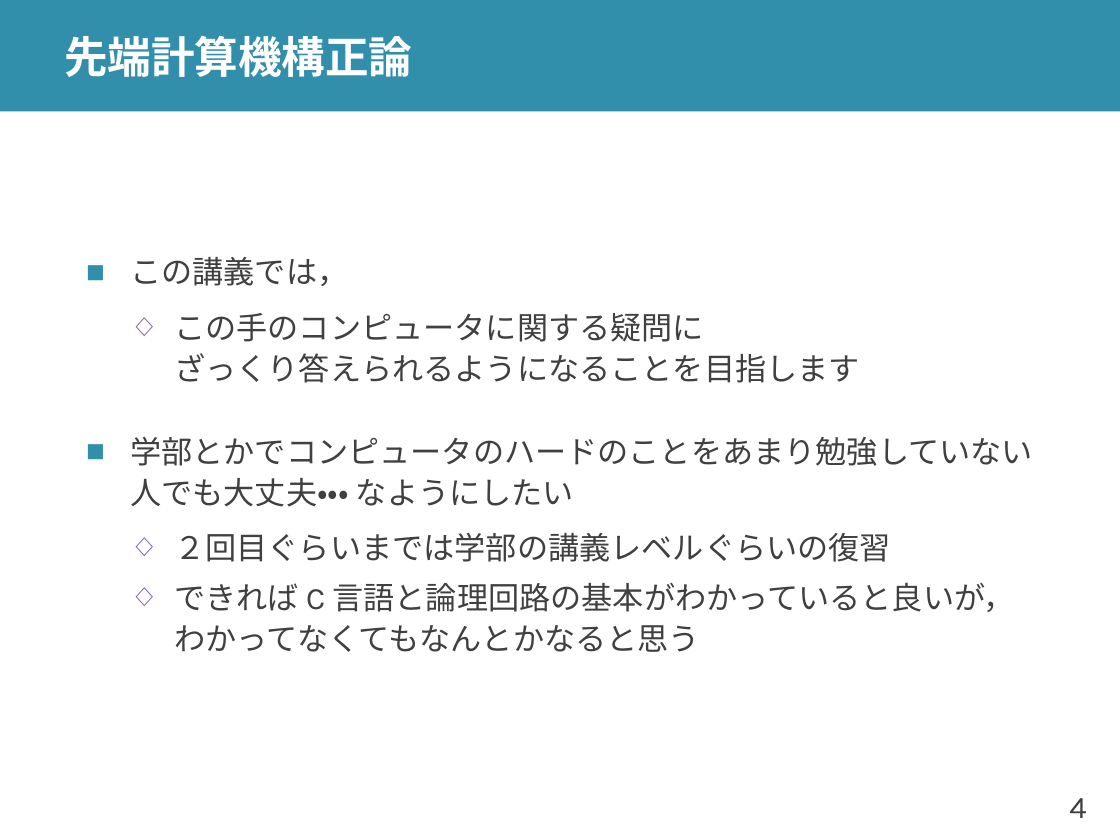
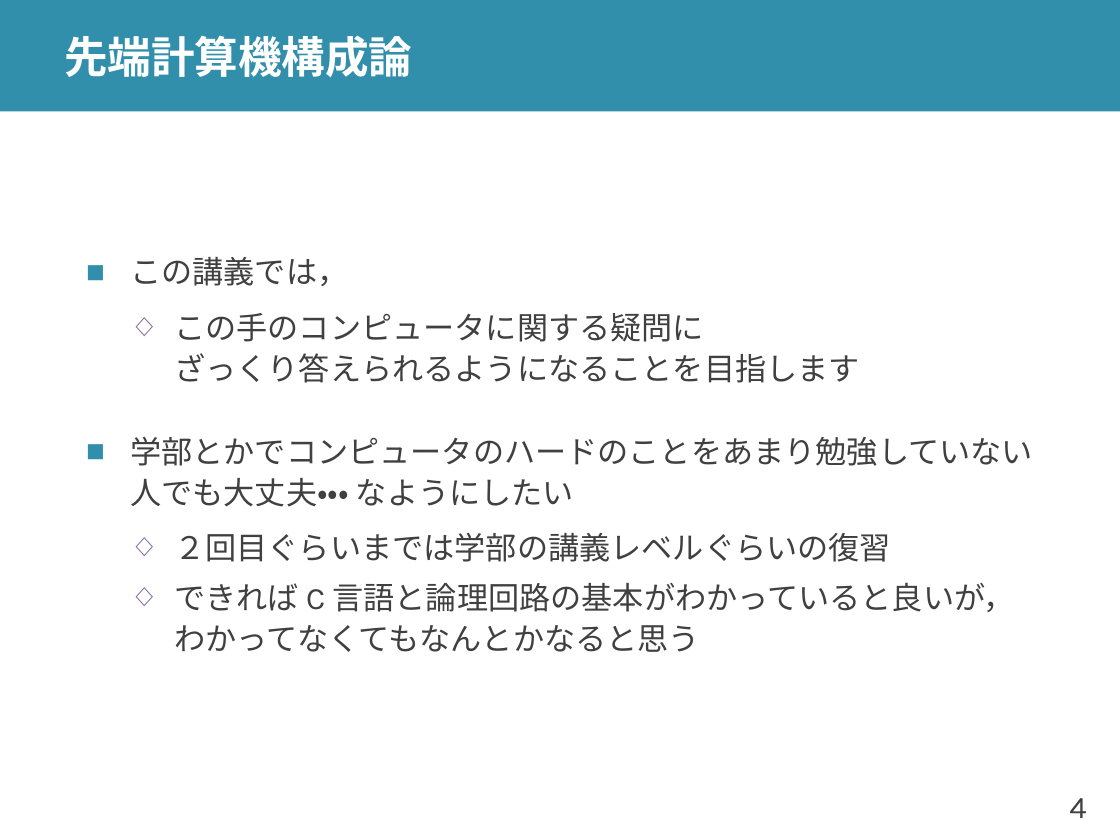
Before and after one commit to shioyadan/advanced-computer-organization, a slide deck: slide 4 of aco-shioya-00.pptx. Drawn at 1120x840 pixels with LibreOffice and Linux fonts; fonts in the diff are those of the drawing. Boxes give left, top, right and bottom in pixels: in the first picture for what was removed or moved away, otherwise in the second. Text is boxed around its words. In the diff, an @@ line names an element or a change of style, - is before the commit and + after.

```diff
--- a/aco-shioya-00.pptx
+++ b/aco-shioya-00.pptx
@@ title at <box>64,35,412,77</box>: text changed @@
-先端計算機構正論
+先端計算機構成論
```
Also in this commit, not shown: 1 other file.
